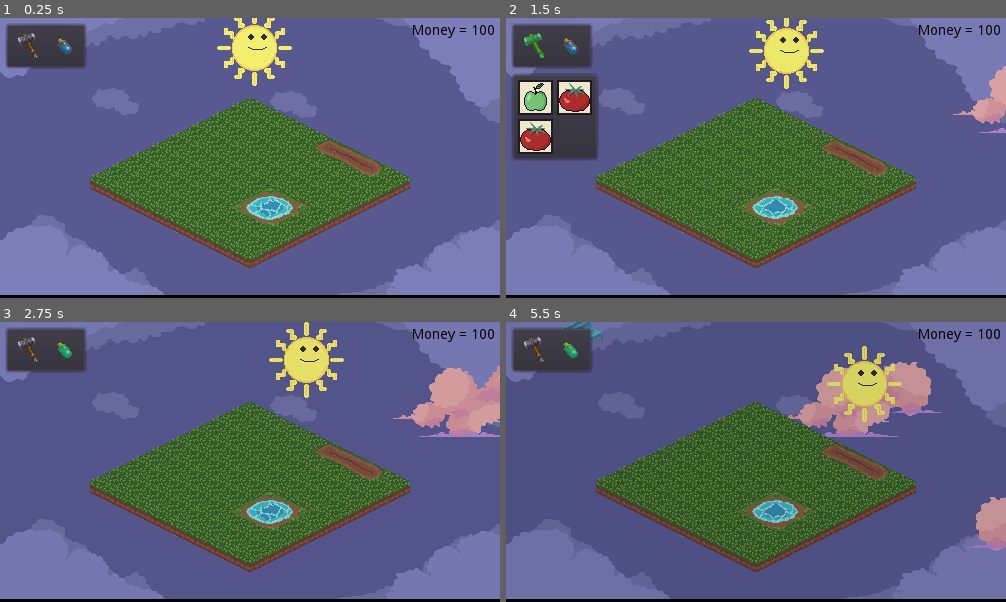
Above: before the commit, frames 1-4 (two rows, left to right).
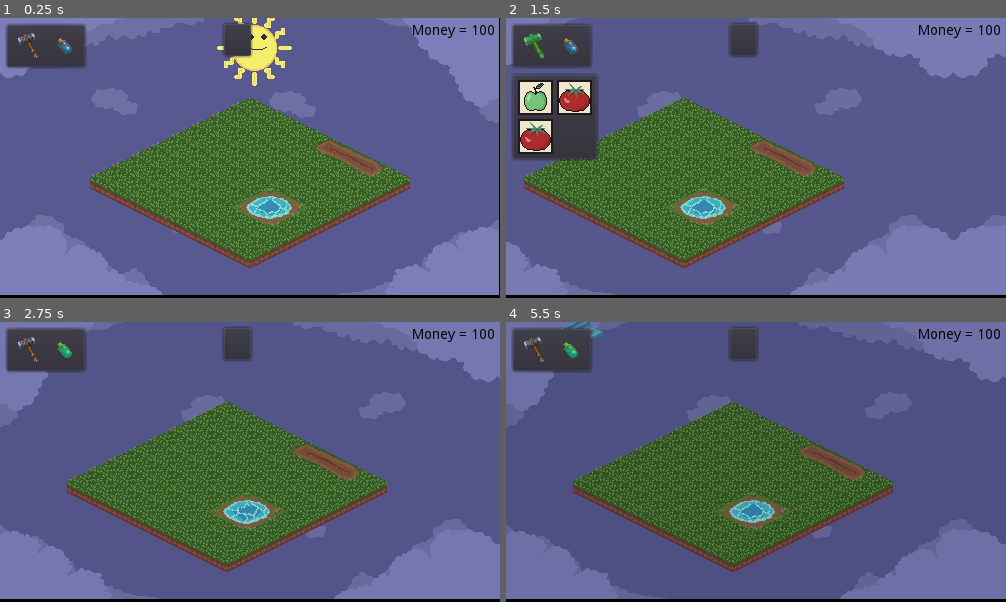
Above: after the commit, the same moments.

Repository: Valentino-02/New-Wild-Jam
Game: Godot game, scene res://src/levels/Test_Level.tscn
Same seed, same stepped clock (60 frames per second), same inputs: the game is played once before the commit and once after it.
Inputs (mouse positions are in pixels of both pictures, inside the frame that each line leads up to):
- Up to frame 1 (0.25 s): no input
- Up to frame 2 (1.5 s): click (741, 40) at 0.52 s; click (536, 46) at 1.25 s
- Up to frame 3 (2.75 s): click (65, 350) at 2 s
- Up to frame 4 (5.5 s): click (536, 350) at 2.75 s; click (576, 400) at 3.52 s; click (536, 439) at 4.27 s; click (571, 350) at 5 s

The runs differ from the first frame. In frame 1, 2.0% of the frame differs, in the area x 0-100%, y 0-99%; in frame 2, 37%; in frame 3, 25%; in frame 4, 27%.

Commit message:
Change Camera

Diff:
--- /dev/null
+++ b/src/UI/ChangeCamara.gd
@@ -0,0 +1,6 @@
+extends Control
+
+onready var camera = get_parent().get_parent().get_node("Camera")
+
+func _on_Button_pressed():
+	camera.change_position()
--- /dev/null
+++ b/src/UI/ChangeCamara.tscn
@@ -0,0 +1,21 @@
+[gd_scene load_steps=2 format=2]
+
+[ext_resource path="res://src/UI/ChangeCamara.gd" type="Script" id=1]
+
+[node name="Change_Camera" type="Control"]
+anchor_right = 1.0
+anchor_bottom = 1.0
+margin_right = -472.0
+margin_bottom = -247.0
+script = ExtResource( 1 )
+__meta__ = {
+"_edit_use_anchors_": false
+}
+
+[node name="Button" type="Button" parent="."]
+margin_left = 0.650391
+margin_top = 1.0
+margin_right = 27.6504
+margin_bottom = 33.0
+
+[connection signal="pressed" from="Button" to="." method="_on_Button_pressed"]
--- a/src/levels/Level.gd
+++ b/src/levels/Level.gd
@@ -6,7 +6,7 @@
 onready var board_obj_container = $BoardObjectSort as Node2D
 
 func _ready():
-	$AnimationPlayer.play("DayNight")
+	$Day_n_Night.play("DayNight")
 
 func place_down(map_position) -> void:
 	var current_object = load(game_manager.current_object_path).instance()
--- a/src/levels/Test_Level.tscn
+++ b/src/levels/Test_Level.tscn
@@ -8,9 +8,41 @@
 [ext_resource path="res://assets/sprites/background/map1-Sheet-export.png" type="Texture" id=6]
 [ext_resource path="res://src/background/Sun_and_Moon.tscn" type="PackedScene" id=7]
 [ext_resource path="res://assets/sprites/background/Background.png" type="Texture" id=8]
+[ext_resource path="res://src/UI/ChangeCamara.tscn" type="PackedScene" id=9]
 [ext_resource path="res://src/systems/tiles/WaterTileMap.gd" type="Script" id=10]
 [ext_resource path="res://src/systems/tiles/DirtTileMap.gd" type="Script" id=11]
 [ext_resource path="res://src/UI/ActionMenu.tscn" type="PackedScene" id=12]
+[ext_resource path="res://src/systems/Camera.gd" type="Script" id=13]
+
+[sub_resource type="Animation" id=7]
+length = 0.001
+tracks/0/type = "value"
+tracks/0/path = NodePath(".:position")
+tracks/0/interp = 1
+tracks/0/loop_wrap = true
+tracks/0/imported = false
+tracks/0/enabled = true
+tracks/0/keys = {
+"times": PoolRealArray( 0 ),
+"transitions": PoolRealArray( 1 ),
+"update": 0,
+"values": [ Vector2( 0, 59.8484 ) ]
+}
+
+[sub_resource type="Animation" id=6]
+resource_name = "move_left"
+tracks/0/type = "value"
+tracks/0/path = NodePath(".:position")
+tracks/0/interp = 1
+tracks/0/loop_wrap = true
+tracks/0/imported = false
+tracks/0/enabled = true
+tracks/0/keys = {
+"times": PoolRealArray( 0, 1 ),
+"transitions": PoolRealArray( 1, 2 ),
+"update": 0,
+"values": [ Vector2( 0, 59.8484 ), Vector2( -497.803, 59.8484 ) ]
+}
 
 [sub_resource type="AtlasTexture" id=1]
 atlas = ExtResource( 6 )
@@ -73,17 +105,44 @@
 margin_right = -8.51392
 margin_bottom = -258.764
 
-[node name="Camera2D" type="Camera2D" parent="."]
+[node name="Camera_Change" parent="CanvasLayer" instance=ExtResource( 9 )]
+margin_left = 223.0
+margin_top = 5.0
+margin_right = -247.0
+margin_bottom = -241.0
+
+[node name="Camera" type="Camera2D" parent="."]
 position = Vector2( 0, 59.8484 )
 current = true
+script = ExtResource( 13 )
 
-[node name="Background" type="Sprite" parent="."]
-position = Vector2( 0, 58.2711 )
+[node name="AnimationPlayer" type="AnimationPlayer" parent="Camera"]
+anims/RESET = SubResource( 7 )
+anims/move_left = SubResource( 6 )
+
+[node name="Floor_and_Background" type="Node2D" parent="."]
+
+[node name="Background" type="Sprite" parent="Floor_and_Background"]
+position = Vector2( -242.865, -36.4121 )
 z_index = -2
 texture = ExtResource( 8 )
+offset = Vector2( 242.865, 94.6832 )
 
-[node name="Floor" type="AnimatedSprite" parent="."]
+[node name="Background2" type="Sprite" parent="Floor_and_Background"]
+position = Vector2( -258.218, -36.4121 )
+rotation = 3.14159
+scale = Vector2( 1, -1 )
+z_index = -2
+texture = ExtResource( 8 )
+offset = Vector2( 242.865, 94.6832 )
+
+[node name="Floor" type="AnimatedSprite" parent="Floor_and_Background"]
 position = Vector2( 10, 85 )
+frames = SubResource( 3 )
+playing = true
+
+[node name="Floor2" type="AnimatedSprite" parent="Floor_and_Background"]
+position = Vector2( -510.365, 85 )
 frames = SubResource( 3 )
 frame = 1
 playing = true
@@ -100,16 +159,16 @@
 visible = false
 
 [node name="GroundTileMap" parent="Tiles" instance=ExtResource( 1 )]
-tile_data = PoolIntArray( 0, 1, 0, 1, 1, 0, 2, 1, 0, 3, 1, 0 …(689 unchanged characters)… 458757, 1, 0, 458758, 1, 0, 458759, 1, 0 )
+tile_data = PoolIntArray( 0, 1, 0, 1, 1, 0, 2, 1, 0, 3, 1, 0 …(689 unchanged characters)… 458757, 1, 0, 458758, 1, 0, 458759, 1, 0, 917491, 1, 0, 917492, 1, 0, 917493, 1, 0, 917494, 1, 0, 917498, 1, 0, 983027, 1, 0, 983028, 1, 0, 983029, 1, 0, 983030, 1, 0, 983031, 1, 0, 983032, 1, 0, 983033, 1, 0, 983034, 1, 0, 1048563, 1, 0, 1048564, 1, 0, 1048565, 1, 0, 1048566, 1, 0, 1048567, 1, 0, 1048568, 1, 0, 1048569, 1, 0, 1048570, 1, 0, 1114099, 1, 0, 1114100, 1, 0, 1114101, 1, 0, 1114102, 1, 0, 1114103, 1, 0, 1114104, 1, 0, 1114105, 1, 0, 1114106, 1, 0, 1179635, 1, 0, 1179636, 1, 0, 1179637, 1, 0, 1179638, 1, 0, 1179639, 1, 0, 1179642, 1, 0, 1245171, 1, 0, 1245172, 1, 0, 1245173, 1, 0, 1245174, 1, 0, 1245175, 1, 0, 1245178, 1, 0, 1310707, 1, 0, 1310708, 1, 0, 1310709, 1, 0, 1310710, 1, 0, 1310711, 1, 0, 1310712, 1, 0, 1310713, 1, 0, 1310714, 1, 0, 1376243, 1, 0, 1376244, 1, 0, 1376245, 1, 0, 1376246, 1, 0, 1376247, 1, 0, 1376248, 1, 0, 1376249, 1, 0, 1376250, 1, 0 )
 
 [node name="WaterTileMap" parent="Tiles" instance=ExtResource( 1 )]
 modulate = Color( 0.0666667, 0.270588, 1, 1 )
-tile_data = PoolIntArray( 262149, 1, 0, 262150, 1, 0, 327685, 1, 0, 327686, 1, 0 )
+tile_data = PoolIntArray( 262149, 1, 0, 262150, 1, 0, 327685, 1, 0, 327686, 1, 0, 1179640, 1, 0, 1179641, 1, 0, 1245176, 1, 0, 1245177, 1, 0 )
 script = ExtResource( 10 )
 
 [node name="DirtTileMap" parent="Tiles" instance=ExtResource( 1 )]
 modulate = Color( 1, 0.709804, 0, 1 )
-tile_data = PoolIntArray( 4, 1, 0, 5, 1, 0, 6, 1, 0 )
+tile_data = PoolIntArray( 4, 1, 0, 5, 1, 0, 6, 1, 0, 917495, 1, 0, 917496, 1, 0, 917497, 1, 0 )
 script = ExtResource( 11 )
 
 [node name="BoardObjectSort" type="YSort" parent="."]
@@ -117,6 +176,6 @@
 [node name="Clouds" parent="." instance=ExtResource( 2 )]
 position = Vector2( -242.865, -78.3505 )
 
-[node name="AnimationPlayer" type="AnimationPlayer" parent="."]
+[node name="Day_n_Night" type="AnimationPlayer" parent="."]
 anims/DayNight = SubResource( 4 )
 anims/RESET = SubResource( 5 )
--- /dev/null
+++ b/src/systems/Camera.gd
@@ -0,0 +1,15 @@
+extends Camera2D
+
+enum locations {top_left, top_right}
+var location = locations.top_left
+
+onready var anim_player = $AnimationPlayer
+
+
+func change_position() -> void:
+	if location == locations.top_left:
+		anim_player.play("move_left")
+		location = locations.top_right
+	elif location == locations.top_right:
+		anim_player.play_backwards("move_left")
+		location = locations.top_left
Binary file changed: assets/sprites/plants/apple_tree_1.png
Binary file changed: assets/sprites/plants/apple_tree_2.png
Binary file changed: assets/sprites/plants/apple_tree_3_no_fruit.png
Binary file changed: assets/sprites/plants/apple_tree_3_with_fruit.png
Not shown: 1 places in src/levels/Test_Level.tscn that only renumber resources
